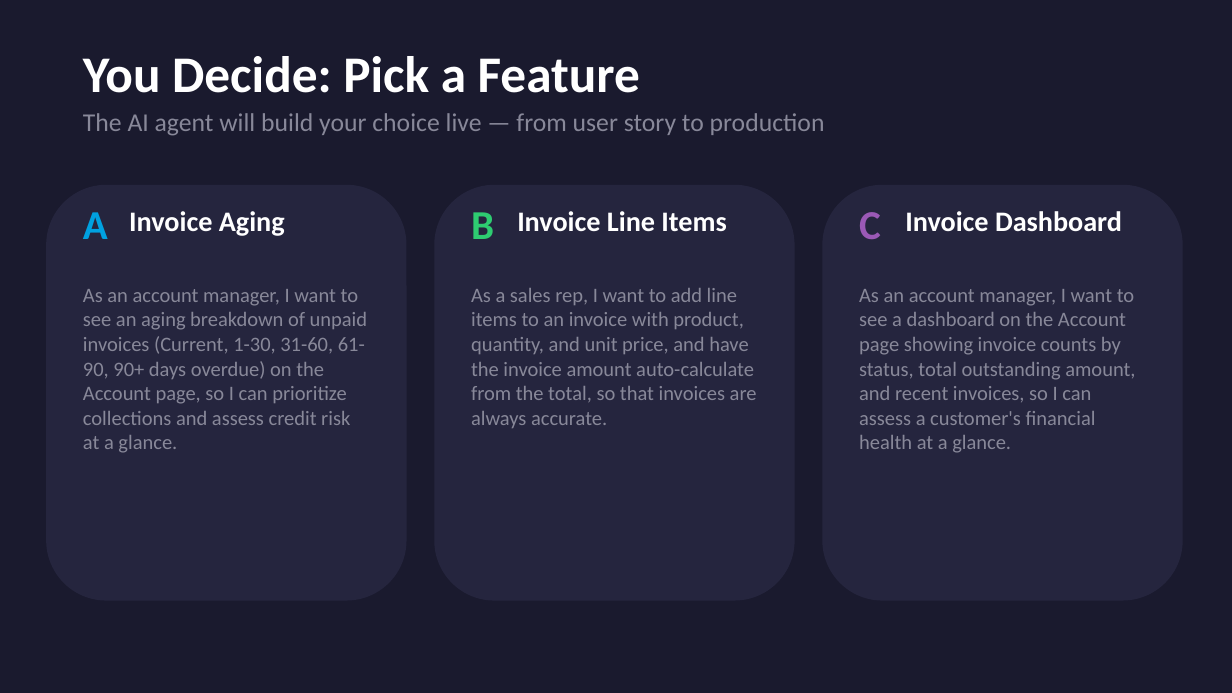
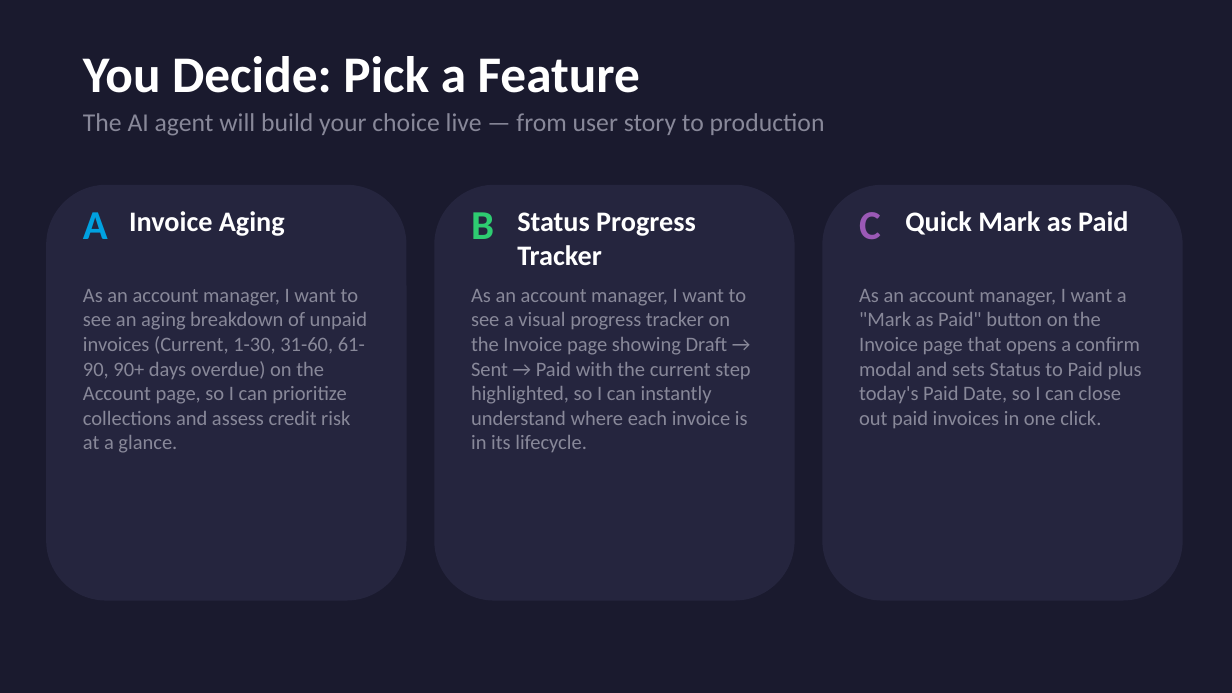
Before and after one commit to vernemi2/claude-code-user-group, a slide deck: slide 3 of docs/presentation.pptx. Drawn at 1232x693 pixels with LibreOffice and Linux fonts; fonts in the diff are those of the drawing. Boxes give left, top, right and bottom in pixels: in the first picture for what was removed or moved away, otherwise in the second. Text is boxed around its words. In the diff, an @@ line names an element or a change of style, - is before the commit and + after.

```diff
--- a/docs/presentation.pptx
+++ b/docs/presentation.pptx
@@ text at (517,212,696,265): text changed @@
-Invoice Line Items
+Status Progress Tracker
@@ text at (905,211,1128,235): text changed @@
-Invoice Dashboard
+Quick Mark as Paid
@@ text at (471,289,750,425): text changed @@
-As a sales rep, I want to add line items to an invoice with product, quantity, and unit price, and have the invoice amount auto-calculate from the total, so that invoices are always accurate.
+As an account manager, I want to see a visual progress tracker on the Invoice page showing Draft → Sent → Paid with the current step highlighted, so I can instantly understand where each invoice is in its lifecycle.
@@ text at (859,289,1142,428): text changed @@
-As an account manager, I want to see a dashboard on the Account page showing invoice counts by status, total outstanding amount, and recent invoices, so I can assess a customer's financial health at a glance.
+As an account manager, I want a "Mark as Paid" button on the Invoice page that opens a confirm modal and sets Status to Paid plus today's Paid Date, so I can close out paid invoices in one click.
```
Also in this commit, not shown: 8 other files.
